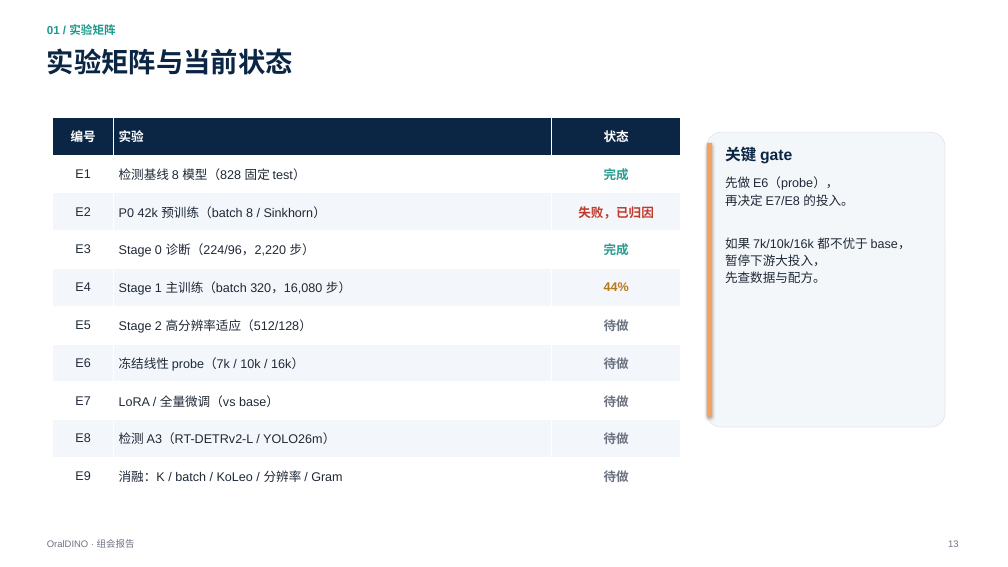
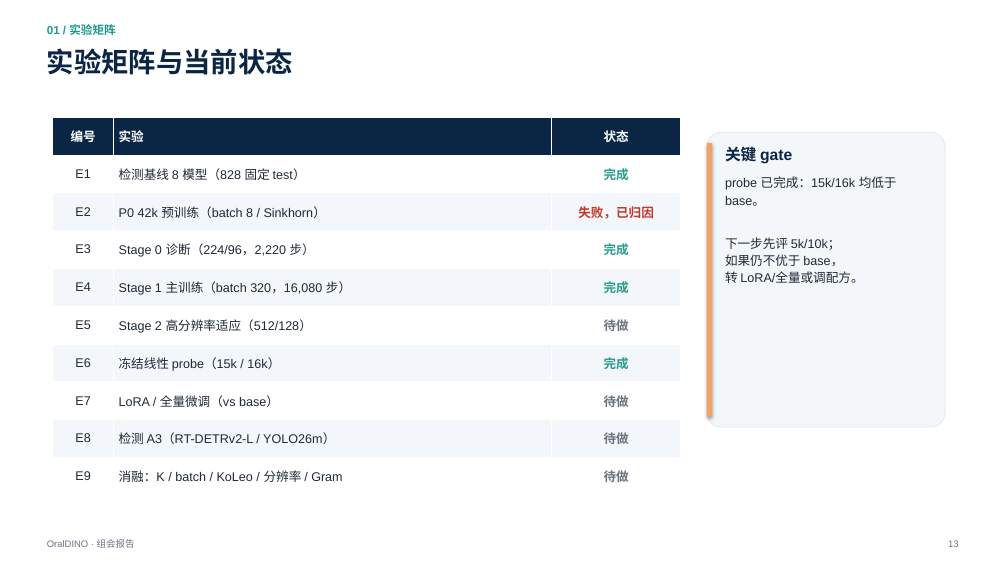
Before and after one commit to XiaoHG/MRG-05-Tooth-Seg, a slide deck: slide 13 of group-meeting/20261111/OralDINO_group_meeting_20261111.pptx. Drawn at 1008x567 pixels with LibreOffice and Linux fonts; fonts in the diff are those of the drawing. Boxes give left, top, right and bottom in pixels: in the first picture for what was removed or moved away, otherwise in the second. Text is boxed around its words. In the diff, an @@ line names an element or a change of style, - is before the commit and + after.

```diff
--- a/group-meeting/20261111/OralDINO_group_meeting_20261111.pptx
+++ b/group-meeting/20261111/OralDINO_group_meeting_20261111.pptx
@@ table at [53,117,681,495] @@
-row 5, column 3: 44%
+row 5, column 3: 完成
-row 7, column 2: 冻结线性 probe（7k / 10k / 16k）
+row 7, column 2: 冻结线性 probe（15k / 16k）
-row 7, column 3: 待做
+row 7, column 3: 完成
@@ text at [725,176,897,283]: text changed @@
-先做 E6（probe），
-再决定 E7/E8 的投入。
-如果 7k/10k/16k 都不优于 base，
-暂停下游大投入，
-先查数据与配方。
+probe 已完成：15k/16k 均低于 base。
+下一步先评 5k/10k；
+如果仍不优于 base，
+转 LoRA/全量或调配方。
```
Also in this commit, not shown: 6 other slides changed, 4 other files.
